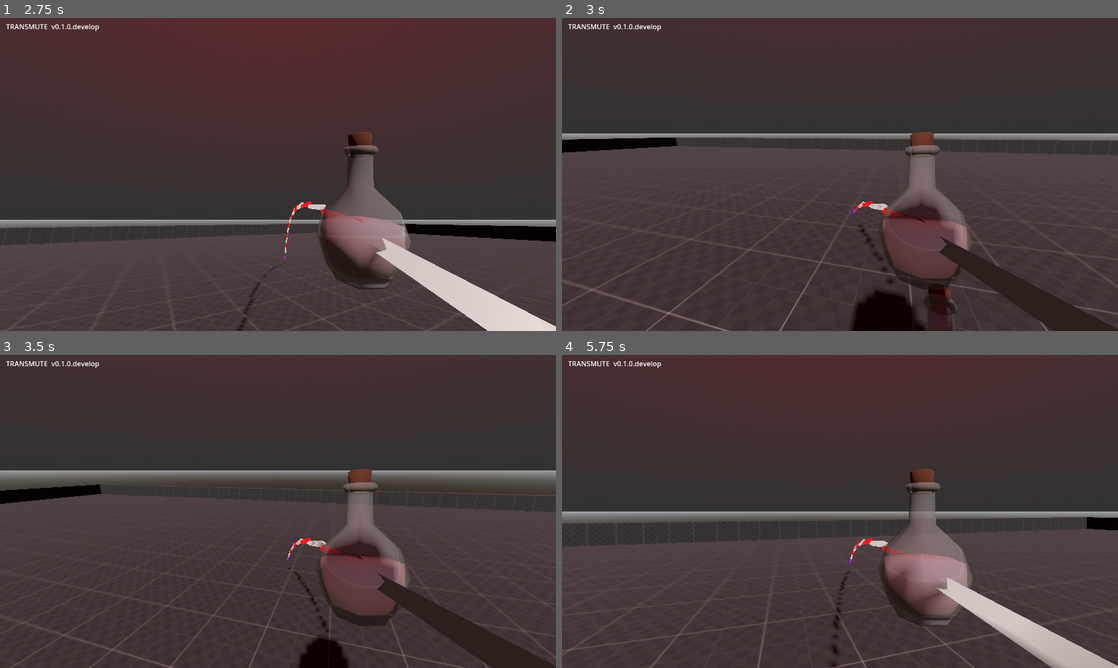
Above: before the commit, frames 1-4 (two rows, left to right).
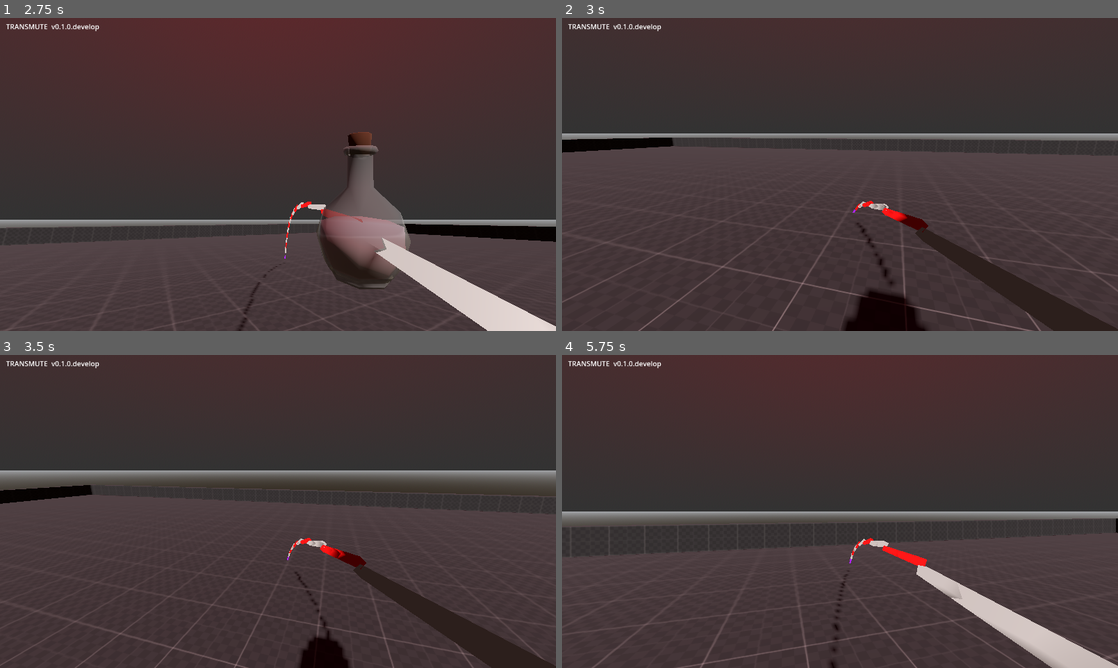
Above: after the commit, the same moments.

Repository: Molflyn/TRANSMUTE
Game: Godot game, scene res://Levels/Main.tscn
Two runs of this game, one before a commit and one after it. Both use one fixed random seed, a clock stepped at 60 frames per second and the inputs below.
Inputs (mouse positions are in pixels of both pictures, inside the frame that each line leads up to):
- Up to frame 1 (2.75 s): tap Enter (ui_accept) at 0.5, 0.6, 1.55, 2.3 s; move the mouse to (305, 174) at 0.52 s; hold W (move_forward) from 0.53 s (still down); tap Space (jump) at 0.77, 1.52 s; move the mouse to (250, 174) at 1.27 s; tap Shift (dash) at 1.35 s; move the mouse to (289, 168) at 2.02 s; tap R (draw_aim) at 2.1 s
- Up to frame 2 (3 s): keep holding W (move_forward); move the mouse to (834, 180) at 2.77 s; click (834, 180) at 2.85 s
- Up to frame 3 (3.5 s): keep holding W (move_forward); tap Space (jump) at 3.02 s; tap Enter (ui_accept) at 3.05 s
- Up to frame 4 (5.75 s): keep holding W (move_forward); move the mouse to (878, 514) at 3.52 s; tap Enter (ui_accept) at 3.6, 4.35, 5.3 s; tap Space (jump) at 3.77, 4.52 s; move the mouse to (795, 508) at 4.27 s; move the mouse to (845, 511) at 5.02 s; tap Shift (dash) at 5.1 s

Frame 1 is identical in both runs. In frame 2, 5.3% of the frame differs, in the area x 0-100%, y 36-100%; in frame 3, 4.7%; in frame 4, 6.4%.
Error in both runs: Invalid assignment of property or key 'axis_lock_linear_y' with value of type 'bool' on a base object of type 'Node3D (Potion)'. (res://Player/PlayerController…

Commit message:
Testing Potion Fracture on Main Potion

Diff:
--- a/Common/TestScene.tscn
+++ b/Common/TestScene.tscn
@@ -1,6 +1,6 @@
 [gd_scene load_steps=6 format=3 uid="uid://d067ypvsp0mct"]
 
-[ext_resource type="PackedScene" uid="uid://0f1brj2iyjus" path="res://Player/Potion/Models/Potion_Fractured.tscn" id="1_lones"]
+[ext_resource type="PackedScene" uid="uid://b71mno2uxrf2d" path="res://Player/Potion/Potion.tscn" id="1_dqdy5"]
 
 [sub_resource type="ProceduralSkyMaterial" id="ProceduralSkyMaterial_fqnrg"]
 
@@ -16,7 +16,7 @@
 [node name="TestScene" type="Node3D"]
 
 [node name="Camera3D" type="Camera3D" parent="."]
-transform = Transform3D(1, 0, 0, 0, 0.982713, 0.185135, 0, -0.185135, 0.982713, 0, 14.0194, 23.5503)
+transform = Transform3D(1, 0, 0, 0, 0.998381, 0.0568845, 0, -0.0568845, 0.998381, 0, 2.56937, 3.08565)
 
 [node name="WorldEnvironment" type="WorldEnvironment" parent="."]
 environment = SubResource("Environment_ko35q")
@@ -31,7 +31,5 @@
 collision_mask = 3
 mesh = SubResource("QuadMesh_emorg")
 
-[node name="Potion_Fractured" parent="." instance=ExtResource("1_lones")]
-transform = Transform3D(1, 0, 0, 0, 1, 0, 0, 0, 1, 0, 9.00536, 0)
-
-[editable path="Potion_Fractured"]
+[node name="Potion" parent="." instance=ExtResource("1_dqdy5")]
+transform = Transform3D(1, 0, 0, 0, 1, 0, 0, 0, 1, 0, 2.32521, 0)
--- a/Player/Potion/Fracture.tscn
+++ b/Player/Potion/Fracture.tscn
@@ -6,8 +6,10 @@
 top_level = true
 collision_layer = 3
 collision_mask = 3
+can_sleep = false
 max_contacts_reported = 1
 contact_monitor = true
 script = ExtResource("1_7kiiw")
 
 [node name="CollisionShape3D" type="CollisionShape3D" parent="."]
+top_level = true
--- a/Player/Potion/Models/Potion_Fracture_Test.gd
+++ b/Player/Potion/Models/Potion_Fracture_Test.gd
@@ -6,7 +6,7 @@
 		explode()
 
 func explode():
-	for child in get_children():
+	for child in $Potion_Fractured.get_children():
 		if child is MeshInstance3D:
 			var frag : Fracture = preload("res://Player/Potion/Fracture.tscn").instantiate()
 			frag.create_frag(child)
--- a/Player/Potion/Models/Potion_Fractured.tscn
+++ b/Player/Potion/Models/Potion_Fractured.tscn
@@ -1,7 +1,41 @@
-[gd_scene load_steps=3 format=3 uid="uid://0f1brj2iyjus"]
+[gd_scene load_steps=2 format=3 uid="uid://0f1brj2iyjus"]
 
 [ext_resource type="PackedScene" uid="uid://s55t1tu1bq3e" path="res://Player/Potion/Models/Potion_Fractured.glb" id="1_dhw0p"]
-[ext_resource type="Script" path="res://Player/Potion/Models/Potion_Fracture_Test.gd" id="2_boruv"]
 
 [node name="Potion_Fractured" instance=ExtResource("1_dhw0p")]
-script = ExtResource("2_boruv")
+
+[node name="Cap_LP_Fractured" parent="." index="0"]
+transform = Transform3D(0.1, 0, 0, 0, 0.1, 0, 0, 0, 0.1, 0, 0, 0)
+
+[node name="Bottle_LP_Fractured_cell" parent="." index="1"]
+transform = Transform3D(0.1, 0, 0, 0, 0.1, 0, 0, 0, 0.1, 0, 0, 0)
+
+[node name="Bottle_LP_Fractured_cell_001" parent="." index="2"]
+transform = Transform3D(0.1, 0, 0, 0, 0.1, 0, 0, 0, 0.1, 0, 0, 0)
+
+[node name="Bottle_LP_Fractured_cell_002" parent="." index="3"]
+transform = Transform3D(0.1, 0, 0, 0, 0.1, 0, 0, 0, 0.1, 0, 0, 0)
+
+[node name="Bottle_LP_Fractured_cell_003" parent="." index="4"]
+transform = Transform3D(0.1, 0, 0, 0, 0.1, 0, 0, 0, 0.1, 0, 0, 0)
+
+[node name="Bottle_LP_Fractured_cell_004" parent="." index="5"]
+transform = Transform3D(0.1, 0, 0, 0, 0.1, 0, 0, 0, 0.1, 0, 0, 0)
+
+[node name="Bottle_LP_Fractured_cell_005" parent="." index="6"]
+transform = Transform3D(0.1, 0, 0, 0, 0.1, 0, 0, 0, 0.1, 0, 0, 0)
+
+[node name="Bottle_LP_Fractured_cell_006" parent="." index="7"]
+transform = Transform3D(0.1, 0, 0, 0, 0.1, 0, 0, 0, 0.1, 0, 0, 0)
+
+[node name="Bottle_LP_Fractured_cell_007" parent="." index="8"]
+transform = Transform3D(0.1, 0, 0, 0, 0.1, 0, 0, 0, 0.1, 0, 0, 0)
+
+[node name="Bottle_LP_Fractured_cell_008" parent="." index="9"]
+transform = Transform3D(0.1, 0, 0, 0, 0.1, 0, 0, 0, 0.1, 0, 0, 0)
+
+[node name="Bottle_LP_Fractured_cell_009" parent="." index="10"]
+transform = Transform3D(0.1, 0, 0, 0, 0.1, 0, 0, 0, 0.1, 0, 0, 0)
+
+[node name="Bottle_LP_Fractured_cell_010" parent="." index="11"]
+transform = Transform3D(0.1, 0, 0, 0, 0.1, 0, 0, 0, 0.1, 0, 0, 0)
--- a/Player/Potion/Potion.tscn
+++ b/Player/Potion/Potion.tscn
@@ -1,10 +1,11 @@
-[gd_scene load_steps=17 format=3 uid="uid://b71mno2uxrf2d"]
+[gd_scene load_steps=18 format=3 uid="uid://b71mno2uxrf2d"]
 
 [ext_resource type="Script" path="res://Player/Potion/Scripts/Potion.gd" id="1_pq0dl"]
 [ext_resource type="Shader" path="res://Player/Potion/Mats/stylized_liquid.gdshader" id="2_jq0po"]
 [ext_resource type="Material" uid="uid://c4np1b38f4phs" path="res://Player/Potion/Mats/Brown.tres" id="2_nmpxc"]
 [ext_resource type="Script" path="res://Player/Potion/Scripts/LiquidWobble.gd" id="3_lcmww"]
 [ext_resource type="Material" uid="uid://cf8v0eiw46j7g" path="res://Player/Potion/Mats/Glass.tres" id="3_rak2x"]
+[ext_resource type="PackedScene" uid="uid://0f1brj2iyjus" path="res://Player/Potion/Models/Potion_Fractured.tscn" id="6_kk51t"]
 
 [sub_resource type="SphereShape3D" id="SphereShape3D_gl8qe"]
 
@@ -156,4 +157,9 @@
 surface_material_override/0 = SubResource("ShaderMaterial_xy1pm")
 script = ExtResource("3_lcmww")
 
+[node name="Potion_Fractured" parent="." instance=ExtResource("6_kk51t")]
+visible = false
+
 [connection signal="body_entered" from="PotionRB" to="." method="_on_potion_rb_body_entered"]
+
+[editable path="Potion_Fractured"]
--- a/Player/Potion/Scripts/Potion.gd
+++ b/Player/Potion/Scripts/Potion.gd
@@ -1,8 +1,14 @@
 class_name Potion
 extends Node3D
 
-func _on_potion_rb_body_entered(body:Node):
+func _on_potion_rb_body_entered(_body:Node):
 	explode()
 
 func explode():
-	pass
+	$PotionRB.queue_free()
+
+	for child in $Potion_Fractured.get_children():
+		if child is MeshInstance3D:
+			var frag : Fracture = preload("res://Player/Potion/Fracture.tscn").instantiate()
+			frag.create_frag(child)
+			add_child(frag)
